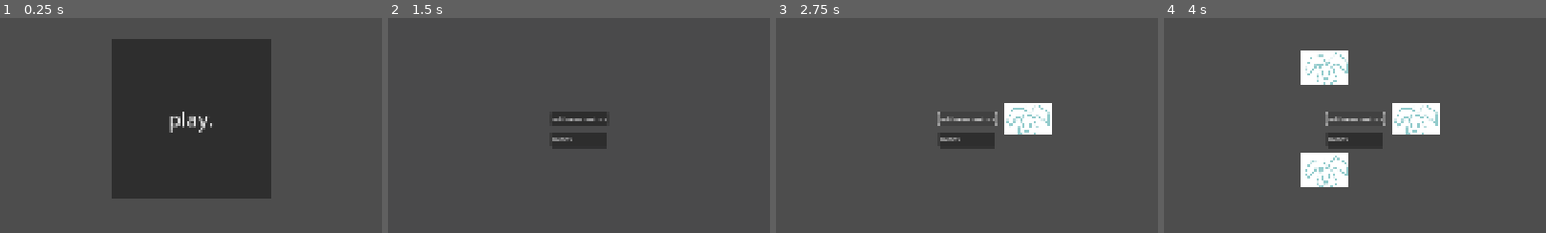
Above: before the commit, frames 1-4 (left to right).
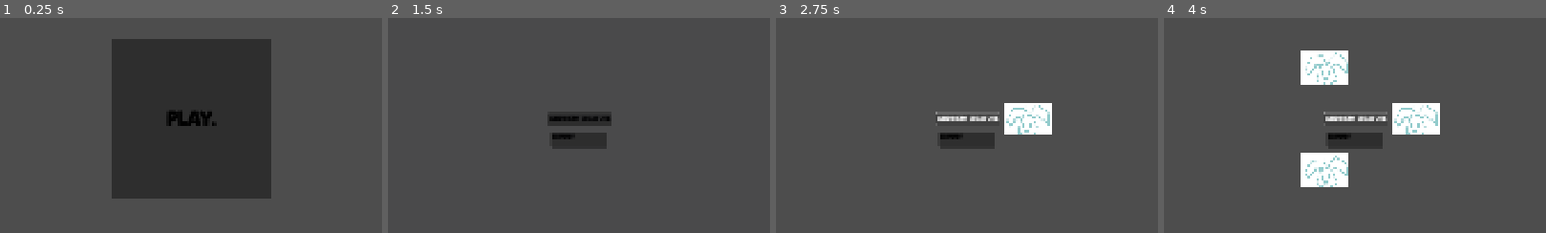
Above: after the commit, the same moments.

Repository: elliotfontaine/gmtk-2025-submission
Game: Godot game, scene res://main.tscn
Same seed, same stepped clock (60 frames per second), same inputs: the game is played once before the commit and once after it. The engine's default icon, where the game draws it, is replaced by a stand-in: a white triangle on a blue panel in a dark square.
Inputs:
- Up to frame 1 (0.25 s): no input
- Up to frame 2 (1.5 s): click "play." at 0.5 s; click "add new creature" at 1.25 s
- Up to frame 3 (2.75 s): click "add new creature" at 2 s
- Up to frame 4 (4 s): click "add new creature" at 2.75 s; tap Enter at 3.5 s
The pictures show only the part of the screen within x 25-75%, y 27-77%; the shares and areas given below are measured in that part.

The runs differ from the first frame. In frame 1, 0.8% of the frame differs, in the area x 43-57%, y 43-54%; in frame 2, 0.5%; in frame 3, 0.7%; in frame 4, 0.7%.

Commit message:
chore: add default font and theme

Diff:
--- /dev/null
+++ b/game/ui/default_theme.tres
@@ -0,0 +1,10 @@
+[gd_resource type="Theme" load_steps=2 format=3 uid="uid://ckb78edq3a5hf"]
+
+[sub_resource type="StyleBoxFlat" id="StyleBoxFlat_mkgpg"]
+
+[resource]
+Control/colors/font_color = Color(0, 0, 0, 1)
+MarginContainer/constants/margin_bottom = 10
+MarginContainer/constants/margin_left = 0
+MarginContainer/constants/margin_right = 0
+PanelContainer/styles/panel = SubResource("StyleBoxFlat_mkgpg")
--- a/project.godot
+++ b/project.godot
@@ -26,6 +26,11 @@
 window/size/viewport_height=1080
 window/stretch/mode="canvas_items"
 
+[gui]
+
+theme/custom="uid://ckb78edq3a5hf"
+theme/custom_font="uid://8c018rcht6qu"
+
 [rendering]
 
 renderer/rendering_method="gl_compatibility"
Binary file added: assets/ui/fonts/Stopbuck.ttf
Not shown, added: assets/ui/fonts/Stopbuck.ttf.import
